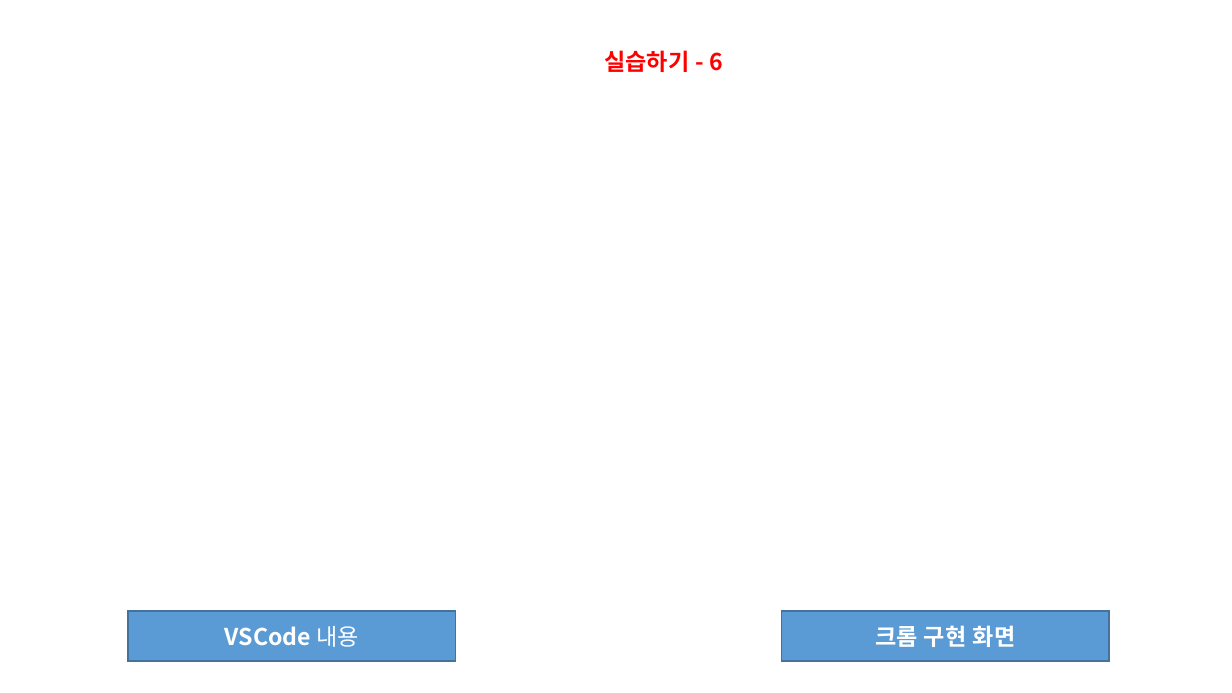
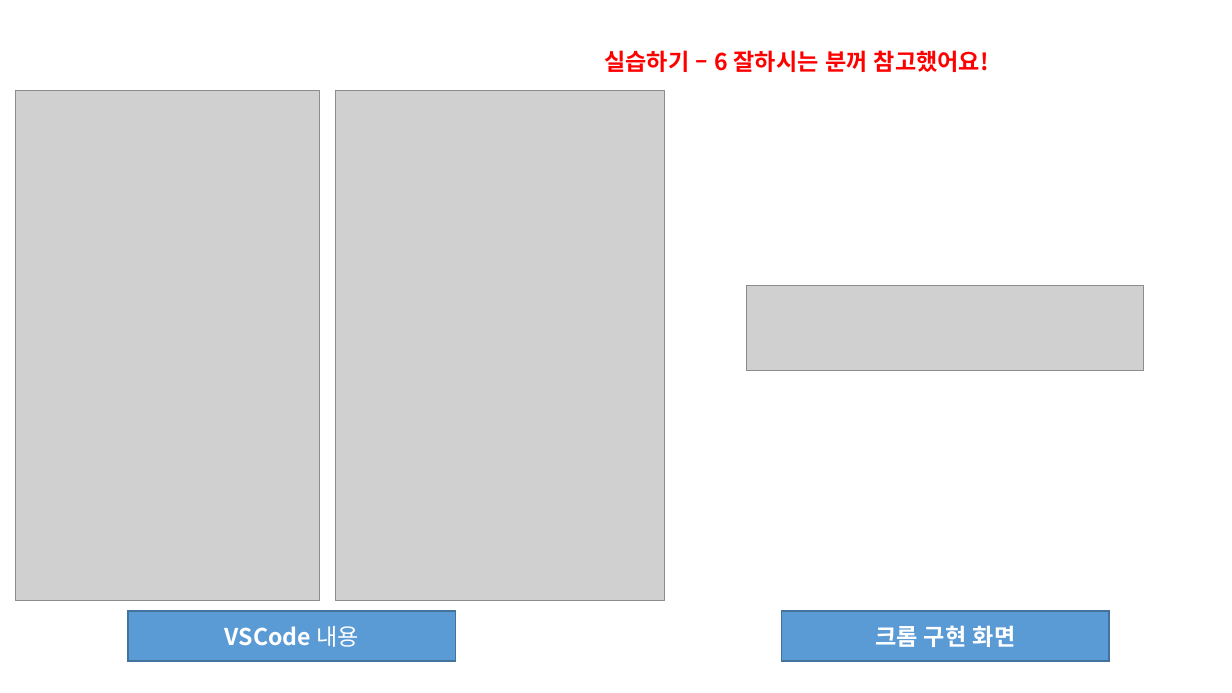
Before and after one commit to sonyoungsik/------, a slide deck: slide 19 of HTML(전체)/5월 12일 폴더/4강 과제 제출(손영식).pptx (slide 18 before the commit). Drawn at 1232x693 pixels with LibreOffice and Linux fonts; fonts in the diff are those of the drawing; grey boxes stand for pictures. Boxes give left, top, right and bottom in pixels: in the first picture for what was removed or moved away, otherwise in the second. Text is boxed around its words. In the diff, an @@ line names an element or a change of style, - is before the commit and + after.

```diff
--- a/HTML(전체)/5월 12일 폴더/4강 과제 제출(손영식).pptx
+++ b/HTML(전체)/5월 12일 폴더/4강 과제 제출(손영식).pptx
@@ text at (604,50,989,72): text changed @@
-실습하기 - 6
+실습하기 – 6 잘하시는 분꺼 참고했어요!
@@ picture added at (16,91,319,600) @@
@@ picture added at (335,91,665,600) @@
@@ picture added at (747,286,1144,371) @@
```
Also in this commit, not shown: 1 other slide changed, 1 slide added, 1 other file.
